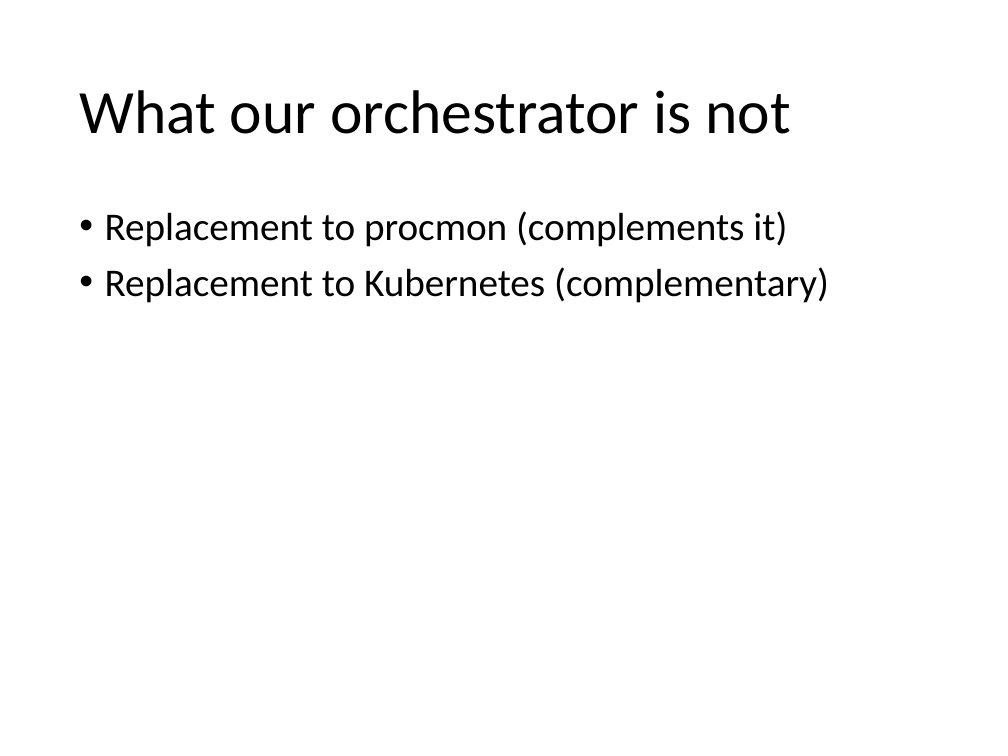
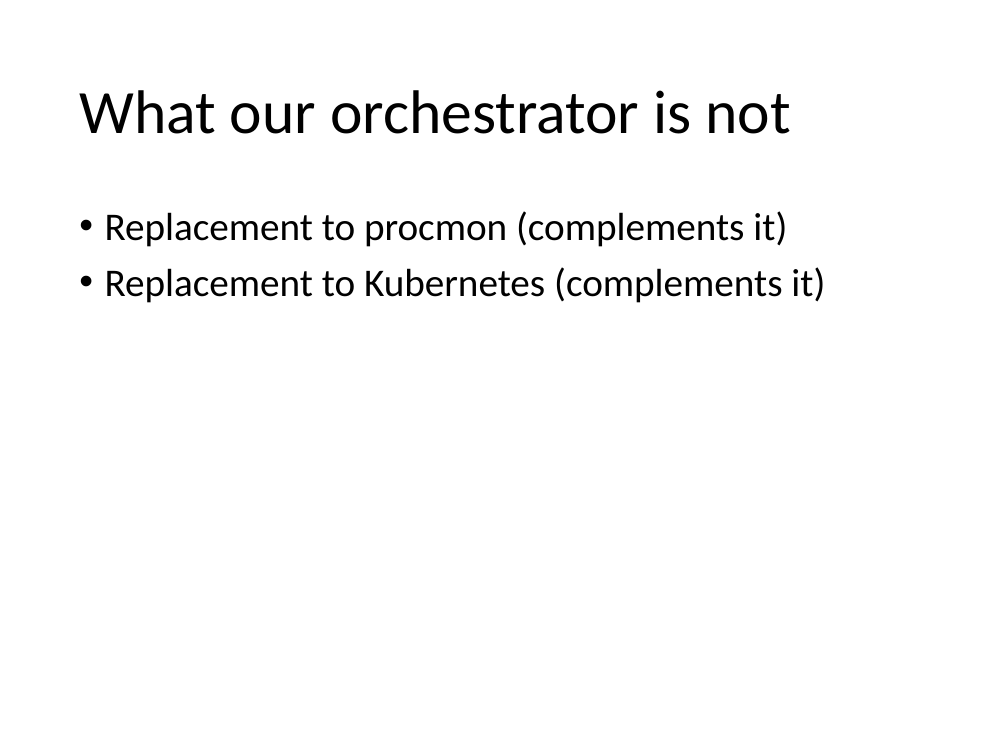
Before and after one commit to zconsult/am_temporal, a slide deck: slide 3 of Temporal.pptx. Drawn at 1008x756 pixels with LibreOffice and Linux fonts; fonts in the diff are those of the drawing. Boxes give left, top, right and bottom in pixels: in the first picture for what was removed or moved away, otherwise in the second. Text is boxed around its words. In the diff, an @@ line names an element or a change of style, - is before the commit and + after.

```diff
--- a/Temporal.pptx
+++ b/Temporal.pptx
@@ text at <box>105,267,825,303</box>: text changed @@
-• Replacement to Kubernetes (complementary)
+• Replacement to Kubernetes (complements it)
```
Also in this commit, not shown: 3 other slides changed, 3 slides added, 1 other file.
